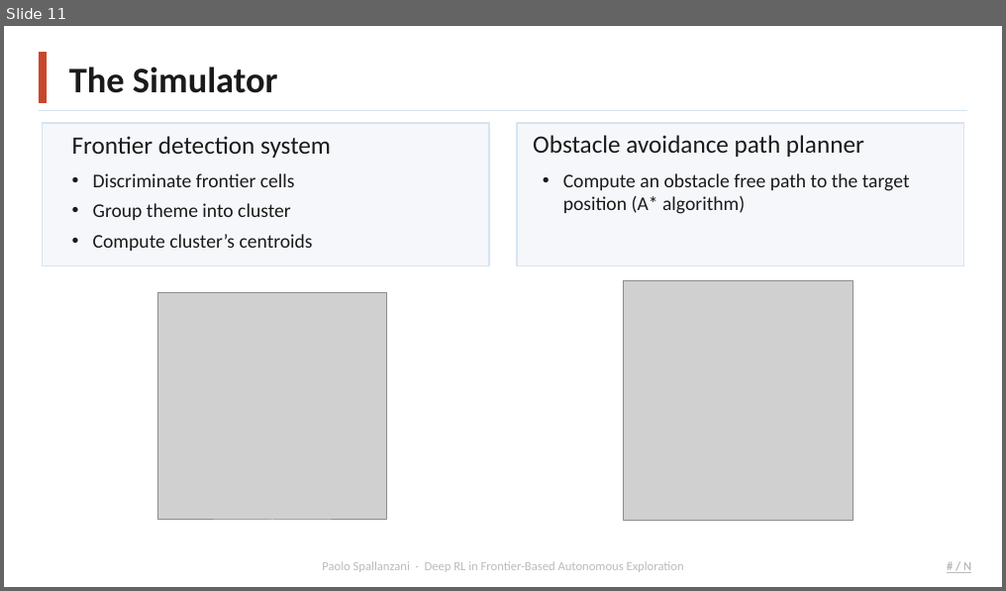
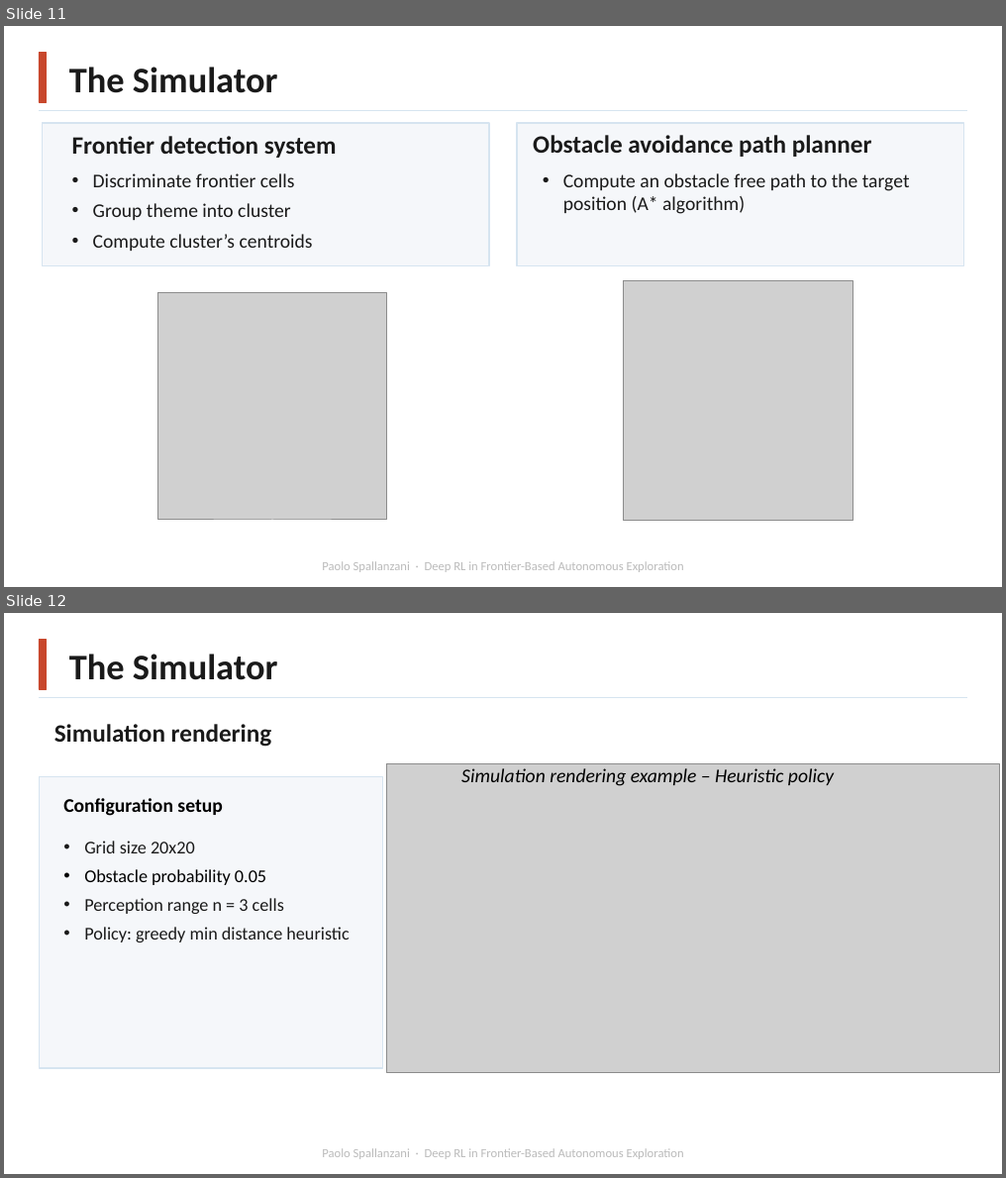
Before and after one commit to Paolo-Spall/presentazione_tesi_dae, a slide deck: presentation_1.pptx. Shown one above the other, each under a label of ours: slide 11 before the commit, slides 11 and 12 after it. The pictures are 1006x591 and 1006x1178 pixels, drawn with LibreOffice and Linux fonts; fonts in the diff are those of the drawing; grey boxes stand for pictures; background and template pictures are left out. Boxes give left, top, right and bottom in pixels: in the first picture for what was removed or moved away, otherwise in the second. Text is boxed around its words. In the diff, an @@ line names an element or a change of style, - is before the commit and + after.

```diff
--- a/presentation_1.pptx
+++ b/presentation_1.pptx
@@ slide 12 added at (4, 613, 1002, 1174), background #FFFFFF; not listed: 3 template elements that a slide beside it also shows @@
@@ text added at (69, 654, 278, 680), 26 pt, text #1A1A1A, bold @@
+The Simulator
@@ text added at (54, 724, 272, 747), 18 pt, text #1A1A1A, bold @@
+Simulation rendering
@@ rectangle added at (39, 776, 383, 1069), fill #F5F7FA, outline #D6E4F0 1 pt @@
@@ picture added at (387, 763, 1000, 1073) @@
@@ text added at (461, 768, 834, 786), 14 pt, text #000000, italic @@
+Simulation rendering example – Heuristic policy
@@ text added at (63, 798, 222, 816), 14 pt, text #000000, bold @@
+Configuration setup
@@ text added at (84, 841, 349, 943), 13 pt, text #1A1A1A @@
+• Grid size 20x20
+• Obstacle probability 0.05
+• Perception range n = 3 cells
+• Policy: greedy min distance heuristic
@@ slide 11 changed as well @@
@@ text "Frontier detection system" at (72, 136, 337, 158): bold on @@
@@ text "Obstacle avoidance path planner" at (533, 135, 872, 157): bold on @@
@@ text removed at (921, 556, 971, 577) @@
-# / N
@@ text removed at (963, 563, 971, 573) @@
-# / N
```
Also in this commit, not shown: 22 other slides changed, 5 other slides added, 3 other files.
